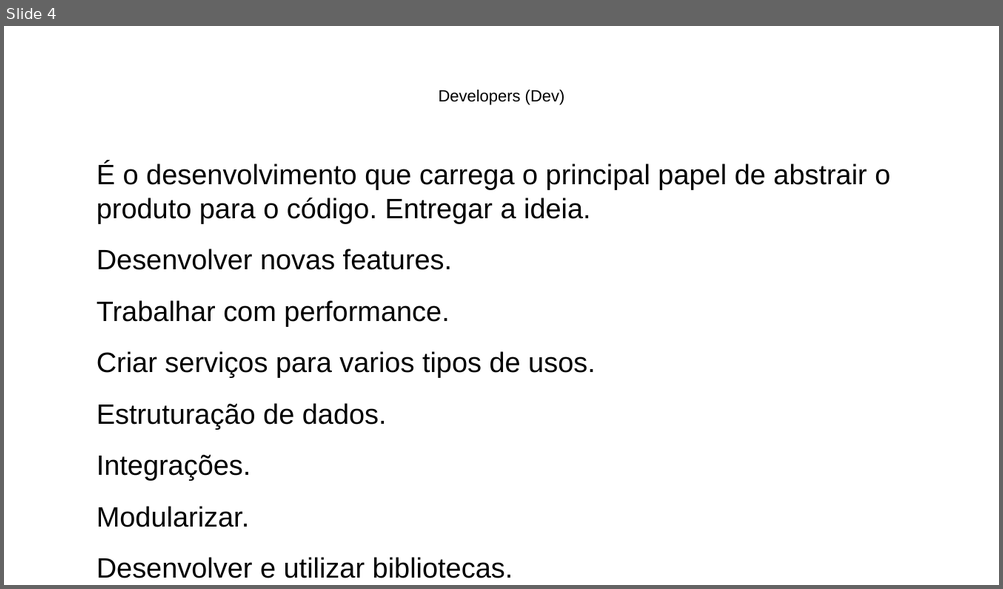
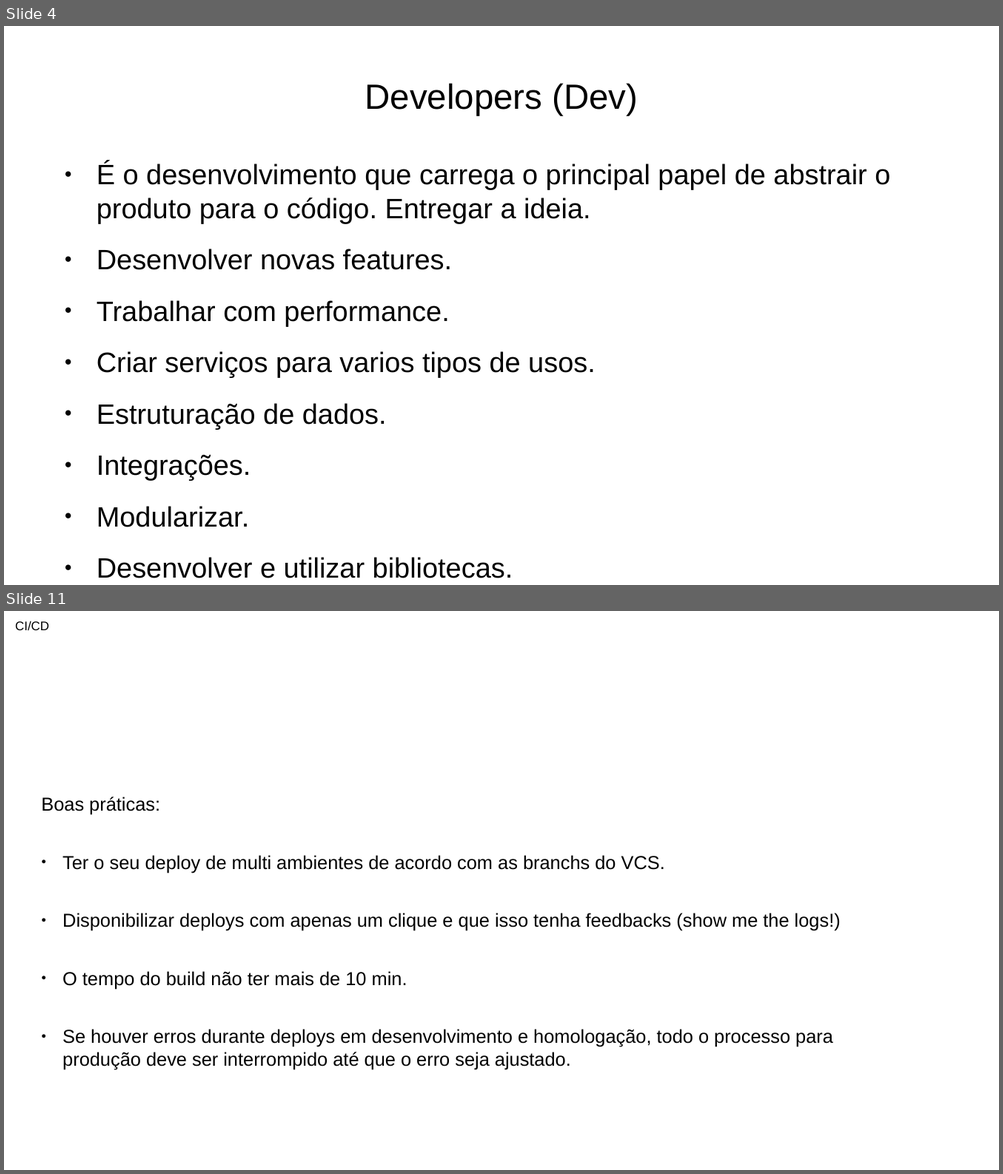
Before and after one commit to ramonesc3po/workshop-devops, a slide deck: workshop_devops.odp. Shown one above the other, each under a label of ours: slide 4 before the commit, slides 4 and 11 after it; the slides between them are not shown. The pictures are 1003x589 and 1003x1174 pixels, drawn with LibreOffice and Linux fonts; fonts in the diff are those of the drawing. Boxes give left, top, right and bottom in pixels: in the first picture for what was removed or moved away, otherwise in the second. Text is boxed around its words. In the diff, an @@ line names an element or a change of style, - is before the commit and + after.

```diff
--- a/workshop_devops.odp
+++ b/workshop_devops.odp
@@ slide 11 added at bbox=[4, 611, 999, 1170], background #FFFFFF @@
@@ text added at bbox=[15, 621, 49, 631], 10 pt, text #000000 @@
+CI/CD
@@ text added at bbox=[41, 797, 840, 1070], 15 pt, text #000000 @@
+Boas práticas:
+● Ter o seu deploy de multi ambientes de acordo com as branchs do VCS.
+● Disponibilizar deploys com apenas um clique e que isso tenha feedbacks (show me the logs!)
+● O tempo do build não ter mais de 10 min.
+● Se houver erros durante deploys em desenvolvimento e homologação, todo o processo para
+  produção deve ser interrompido até que o erro seja ajustado.
@@ slide 4 changed as well @@
@@ title "Developers (Dev)" at bbox=[365, 83, 637, 116]: size 13 to 28 pt @@
@@ text "É o desenvolvimento que carrega ..." at bbox=[96, 162, 890, 579]: bullet none to ● @@
```
Also in this commit, not shown: 5 other slides changed, 10 other slides added, 4 slides removed.
